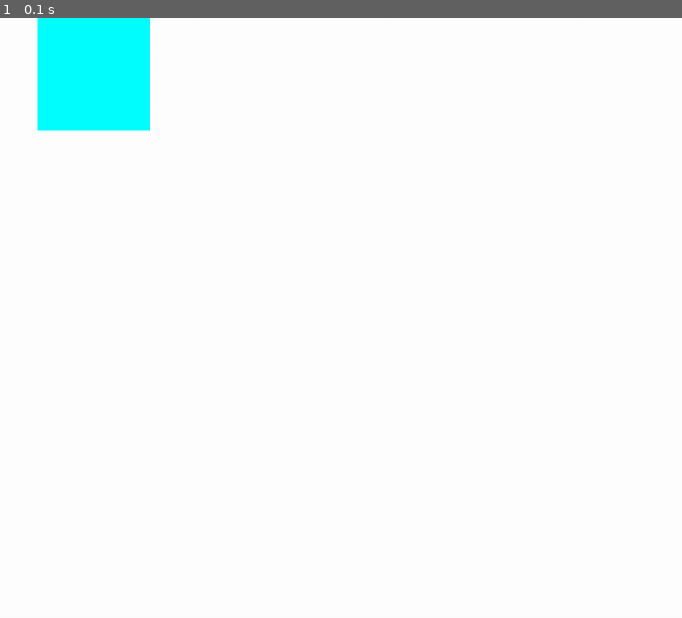
Above: before the commit, frame 1.
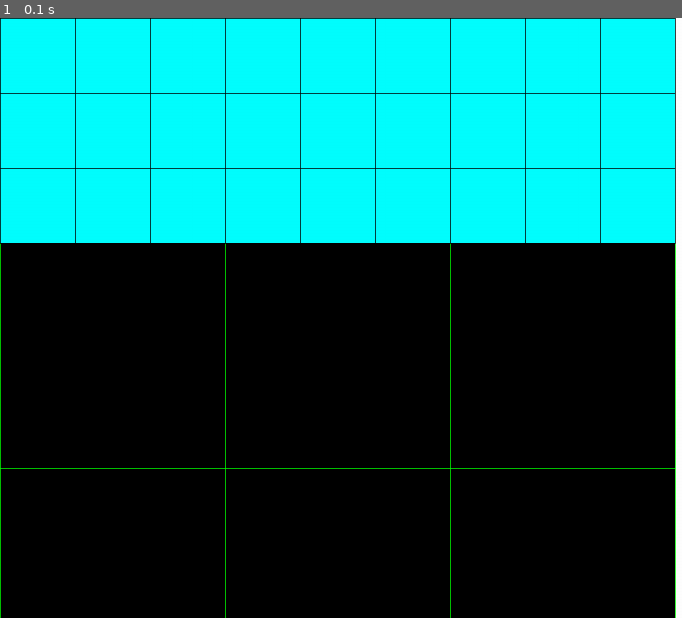
Above: after the commit, the same moment.

Repository: nirmalshah88/pygame-sudoku
Game: pygame game, started from sudoku_main.py
Two runs of this game, one before a commit and one after it. Both use one fixed random seed, a clock stepped at 60 frames per second and the inputs below.
Inputs:
- Up to frame 1 (0.1 s): no input

The runs differ from the first frame. In frame 1, 96% of the frame differs, in the area x 0-100%, y 0-100%.

Commit message:
Added blocks and sections

Diff:
--- a/sudoku_block.py
+++ b/sudoku_block.py
@@ -10,40 +10,63 @@
         """Initialize Sudoku block"""
         super().__init__()
 
+        ## Initialize vars
         self.screen = game.screen
 
         self.settings = Settings()
         self.width = self.settings.block_width
         self.height = self.settings.block_height
-
         self.block_color = self.settings.block_color
 
+        self.game = game
         self.num = num
         self.left = 0
         self.top = 0
 
-        # set block position (left, top) based on num
+
+    def draw_block(self, section_left, section_top):
+        print(section_top)
+        """Draw a block"""
+        ## Set block positions based on num
         if self.num <= 3:
-            self.left = float(self.width * self.num)
+            # self.left = float(self.width * (self.num - 1))
+            self.left = float((self.width * (self.num - 1)) + section_left)
+            self.top = 0
+            # self.top = float(section_top)
         elif self.num > 3 and self.num <= 6:
-            self.left = float(self.width * (self.num % 3 + 1))
+            # self.left = float(self.width * (self.num % 3))
+            self.left = float((self.width * (self.num % 3)) + section_left)
             self.top = float(self.height)
+            # self.top = float(self.height + section_top)
+            # self.top = float((self.height * (self.num % 3)) + section_top)
         elif self.num > 6 and self.num <= 9:
-            self.left = float(self.width * (self.num % 3 + 1))
+            # self.left = float(self.width * (self.num % 3))
+            self.left = float((self.width * (self.num % 3)) + section_left)
             self.top = float(self.height * 2)
+            # self.top = float((self.height * 2) + section_top)
+            # self.top = float(((self.height * 2) * (self.num % 3)) + section_top)
 
-        self.rect = pygame.Rect((self.left, self.top),
-                                (self.width, self.height))
+        ## Update block coordinates based on section coordinates
+        # self.left = self.section_left
+        # self.top = self.section_top
 
-        """
-        1 -> 0,0
-        2 -> 10,0
-        3 -> 20,0
-        4 -> 0,10
-        5 -> 10,10
-        6 -> 20,10
+        ## Create rect
+        self.rect = pygame.Rect((self.left,
+                                 (self.top)),
+                                (self.width,
+                                 self.height))
 
-        """
+        ## Draw block
+        pygame.draw.rect(rect=self.rect,
+                         color=self.block_color,
+                         surface=self.screen,
+                         border_radius=0)
 
-    def draw_block(self):
-        pygame.draw.rect(rect=self.rect, color=self.block_color, surface=self.screen, border_radius=1)
+        ## Draw block borders
+        pygame.draw.lines(surface=self.screen,
+                          color=(0,0,0),
+                          closed=True,
+                          points = [(self.left, self.top),
+                                    (self.left, self.top + self.height),
+                                    (self.left + self.width, self.top + self.height),
+                                    (self.left + self.width, self.top)])
--- a/sudoku_main.py
+++ b/sudoku_main.py
@@ -3,10 +3,10 @@
 import pygame
 import sys
 
-from pygame.sprite import Sprite
-
+# from pygame.sprite import Sprite
 from sudoku_settings import Settings
 from sudoku_block import Block
+from sudoku_section import Section
 
 class Sudoku:
     """Sudoku puzzle game"""
@@ -18,12 +18,15 @@
         self.screen = pygame.display.set_mode((self.settings.screen_width, self.settings.screen_height))
         self.screen.fill(self.settings.screen_bg_color)
 
-        self.blocks = pygame.sprite.Group()
+        self.sections = pygame.sprite.Group()
+        for num in range(1,10):
+            section = Section(num, self)
+            self.sections.add(section)
 
-        for num in range(1,10):
-            block = Block(num, self)
-            self.blocks.add(block)
-
+        # self.blocks = pygame.sprite.Group()
+        # for num in range(1,82):
+            # block = Block(num, self)
+            # self.blocks.add(block)
         # self.blocks.draw(self.screen)
 
 
@@ -65,8 +68,10 @@
         ## Redraw the screen during each pass through the loop.
         self.screen.fill(self.settings.screen_bg_color)
 
-        for block in self.blocks.sprites():
-            block.draw_block()
+        for section in self.sections.sprites():
+            section.draw_section()
+        # for block in self.blocks.sprites():
+            # block.draw_block()
 
         ## Make the most recently drawn screen visible.
         pygame.display.flip()
--- a/sudoku_scratch.py
+++ b/sudoku_scratch.py
@@ -1 +1,64 @@
 # -*- coding: utf-8 -*-
+
+import pygame
+import sys
+
+# from pygame.sprite import Sprite
+from sudoku_settings import Settings
+
+class SudokuScratch:
+    """Sudoku puzzle game"""
+
+    def __init__(self):
+        """Initialize game"""
+        pygame.init()
+        self.settings = Settings()
+        self.screen = pygame.display.set_mode((self.settings.screen_width, self.settings.screen_height))
+        self.screen.fill((0,0,0))
+
+    def run_game(self):
+        """Start main game loop"""
+        while True:
+            # pygame.time.wait(1000)
+            self._check_events()
+            self._update_screen()
+
+
+    def _check_events(self):
+        """Respond to key presses and mouse events."""
+        for event in pygame.event.get():
+            ## Quit game
+            if event.type == pygame.QUIT:
+                pygame.quit()
+                sys.exit()
+
+
+    def _update_screen(self):
+        """Update images on the screen, and flip to the new screen"""
+        ## Redraw the screen during each pass through the loop.
+        # self.screen.fill(self.settings.screen_bg_color)
+
+        for row in range(0, 450, 50):
+            for column in range(0, 450, 50):
+                square = pygame.draw.rect(self.screen, (0,255,255), (row,column,50,50),1)
+
+
+        # for i in range(1, 10):
+        #     for j in range(1, 10):
+        #         self.left = (i-1) * self.settings.block_width
+        #         self.rect = pygame.Rect(
+        #             # ((i*j-(i-1))*self.settings.block_width, (i*j*-(i-1))*self.settings.block_height),
+        #             (self.settings.block_width, self.settings.block_height)
+        #         )
+        #         pygame.draw.rect(rect=self.rect,
+        #                  color=(0,255,255),
+        #                  surface=self.screen)
+
+
+        ## Make the most recently drawn screen visible.
+        pygame.display.flip()
+
+
+if __name__ == '__main__':
+    sudoku = SudokuScratch()
+    sudoku.run_game()
--- a/sudoku_section.py
+++ b/sudoku_section.py
@@ -7,13 +7,65 @@
 
 class Section(Sprite):
 
-    def __init__(self, game):
+    def __init__(self, num, game):
         """Initialize Sudoku section (9 x 9 blocks)"""
         super().__init__()
 
+        ## Initialize vars
+        self.screen = game.screen
+
         self.settings = Settings()
+        self.width = self.settings.section_width
+        self.height = self.settings.section_height
+
+        self.game = game
+        self.num = num
+        self.left = 0
+        self.top = 0
+
+
+    def draw_section(self):
+        """Draw Sudoku section of blocks"""
+        ## Set section postitions based on num
+        if self.num <= 3:
+            self.left = float(self.width * (self.num - 1))
+            self.top = 0
+        elif self.num > 3 and self.num <= 6:
+            self.left = float(self.width * (self.num % 3))
+            self.top = float(self.height)
+        elif self.num > 6 and self.num <= 9:
+            self.left = float(self.width * (self.num % 3))
+            self.top = float(self.height * 2)
+
+        ## Create rect
+        # print(self.left, self.top, self.width, self.height)
+        self.rect = pygame.Rect((self.left, self.top),
+                                (self.width, self.height))
+
+        ## Create 9 blocks for each section
         self.blocks = pygame.sprite.Group()
+        for num in range(1,10):
+            block = Block(num, self.game)
+            self.blocks.add(block)
 
-        for num in range(9):
-            block = Block(num)
-            self.blocks.add(block)
+        ## Draw section with blocks
+        for block in self.blocks.sprites():
+            pygame.draw.rect(rect=self.rect,
+                             color=(0,0,0),
+                             surface=self.screen,
+                             border_radius=0)
+            block.draw_block(self.left, self.top)
+
+        ## Draw section borders
+        pygame.draw.lines(surface=self.screen,
+                          color=(0,255,0),
+                          closed=True,
+                          points = [(self.left, self.top),
+                                    (self.left, self.top + self.height),
+                                    (self.left + self.width, self.top + self.height),
+                                    (self.left + self.width, self.top)])
+
+        # Draw blocks for section
+        # for num in range(1,10):
+            # for block in self.blocks.sprites():
+                # block.draw_block(self.num)
--- a/sudoku_settings.py
+++ b/sudoku_settings.py
@@ -12,13 +12,17 @@
         self.screen_bg_color = (255, 255, 255)
 
         # Block settings
-        self.block_height = 50
-        self.block_width = 50
-        self.block_color = (0, 255, 255) # white
+        self.block_width = 100
+        self.block_height = 100
+        self.block_color = (0, 255, 255) # cyan
         self.block_puzzle_color = (160, 160, 160) # gray
         self.block_error_color = (255, 155, 145) # salmon
+        self.block_border_radius = 2
+        self.block_border_color = (0,0,0) # black
 
         # Section settings
+        self.section_width = self.block_width * 3
+        self.section_height = self.block_height * 3
 
 
         # Grid settings
